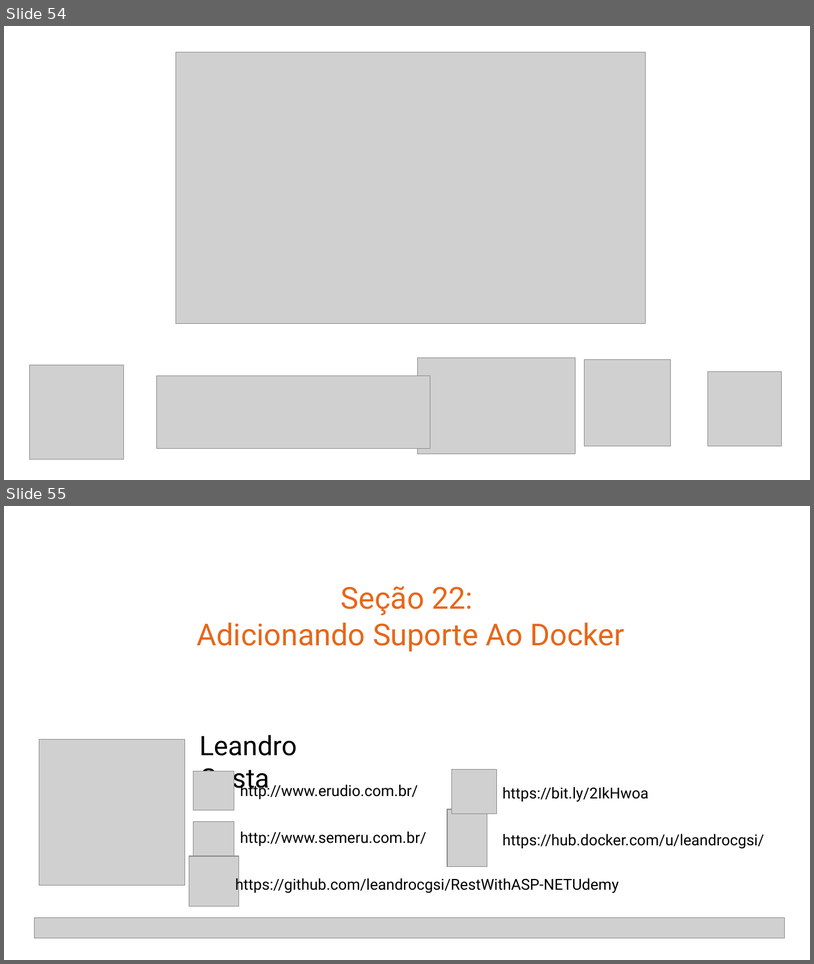
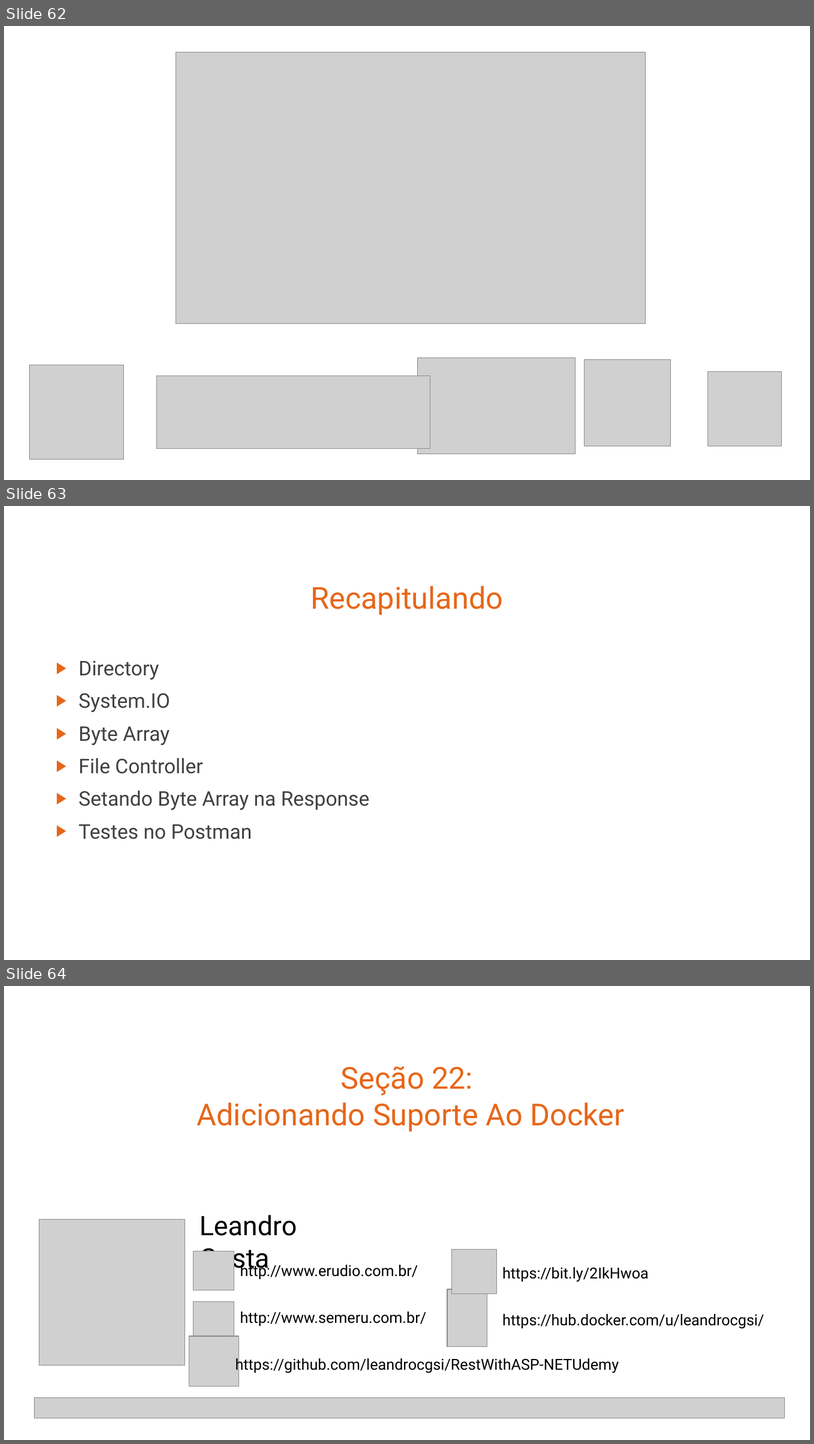
Before and after one commit to leandrocgsi/RestWithASP-NETUdemy, a slide deck: Documents/Building Modern RESTFul API's With ASP.NET Core - Architectural Overview.pptx. Shown one above the other, each under a label of ours: slides 54 and 55 before the commit, slides 62, 63 and 64 after it. The pictures are 814x964 and 814x1444 pixels, drawn with LibreOffice and Linux fonts; fonts in the diff are those of the drawing; grey boxes stand for pictures. Boxes give left, top, right and bottom in pixels: in the first picture for what was removed or moved away, otherwise in the second. Text is boxed around its words. In the diff, an @@ line names an element or a change of style, - is before the commit and + after.

```diff
--- a/Documents/Building Modern RESTFul API's With ASP.NET Core - Architectural Overview.pptx
+++ b/Documents/Building Modern RESTFul API's With ASP.NET Core - Architectural Overview.pptx
@@ slide 63 added at box(4, 506, 810, 960), background #FFFFFF @@
@@ title added at box(311, 586, 503, 615), 36 pt, text #E76618 @@
+Recapitulando
@@ text added at box(78, 661, 370, 839), 24 pt, text #404040 @@
+▶ Directory
+▶ System.IO
+▶ Byte Array
+▶ File Controller
+▶ Setando Byte Array na Response
+▶ Testes no Postman
@@ what was slide 54 is now slide 62 @@
@@ what was slide 55 is now slide 64 @@
```
Also in this commit, not shown: 3 slides changed, 11 other slides added, 3 slides removed.
